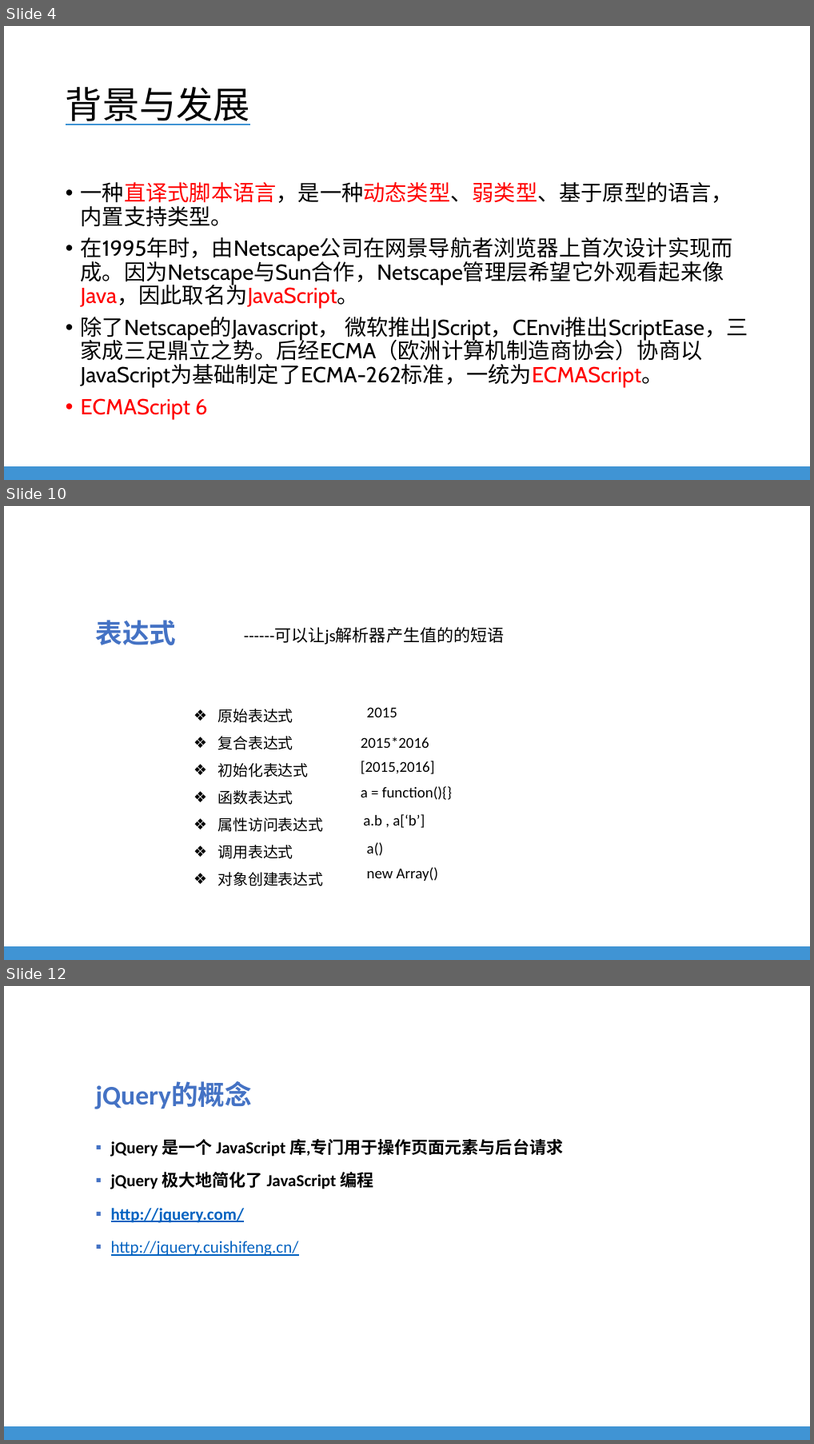
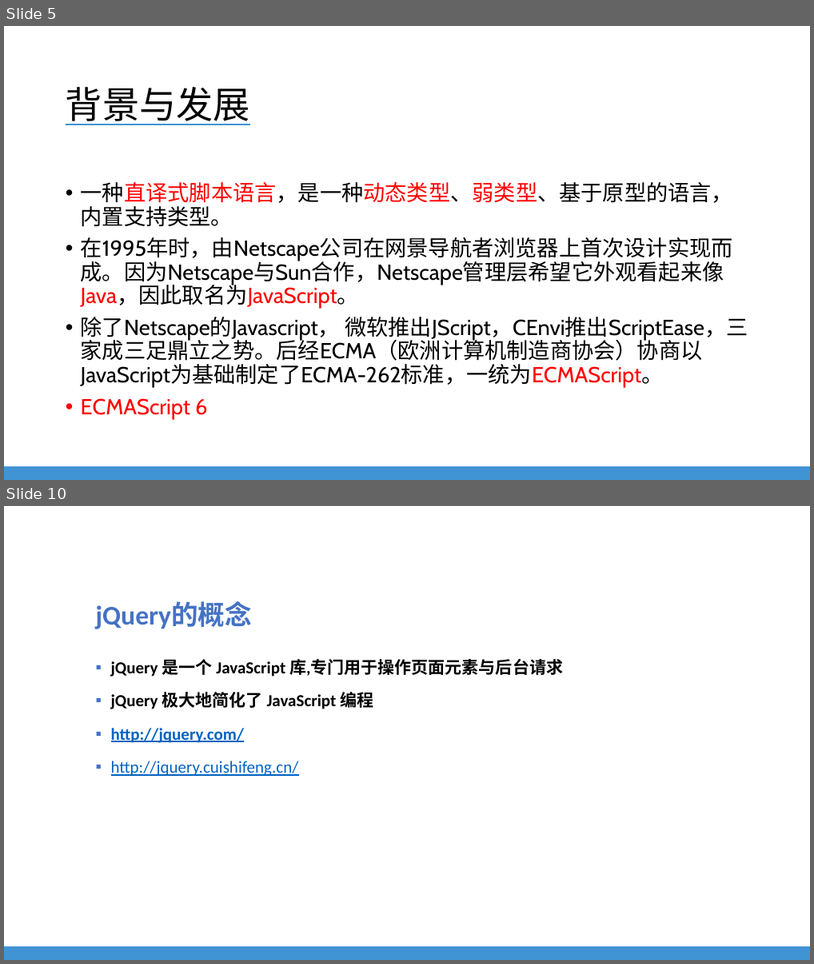
Before and after one commit to EverDoc/NLU, a slide deck: NLU Training - Javascript For QA.pptx. Shown one above the other, each under a label of ours: slides 4, 10 and 12 before the commit, slides 5 and 10 after it; the slides between them are not shown. The pictures are 814x1444 and 814x964 pixels, drawn with LibreOffice and Linux fonts; fonts in the diff are those of the drawing; background and template pictures are left out. Boxes give left, top, right and bottom in pixels: in the first picture for what was removed or moved away, otherwise in the second. Text is boxed around its words. In the diff, an @@ line names an element or a change of style, - is before the commit and + after.

```diff
--- a/NLU Training - Javascript For QA.pptx
+++ b/NLU Training - Javascript For QA.pptx
@@ slide 10 removed at [4,506,810,960], background #FFFFFF; not listed: 1 template element that a slide beside it also shows @@
@@ text removed at [96,620,177,645] @@
-表达式
@@ text removed at [244,628,504,644] @@
-------可以让js解析器产生值的的短语
@@ text removed at [218,708,323,886] @@
-❖ 原始表达式
-❖ 复合表达式
-❖ 初始化表达式
-❖ 函数表达式
-❖ 属性访问表达式
-❖ 调用表达式
-❖ 对象创建表达式
@@ text removed at [367,707,398,717] @@
-2015
@@ text removed at [361,736,430,748] @@
-2015*2016
@@ text removed at [361,760,435,774] @@
-[2015,2016]
@@ text removed at [361,786,452,800] @@
-a = function(){}
@@ text removed at [363,814,425,828] @@
-a.b , a[‘b’]
@@ text removed at [367,842,383,856] @@
-a()
@@ text removed at [367,867,438,880] @@
-new Array()
@@ what was slide 4 is now slide 5 @@
@@ what was slide 12 is now slide 10 @@
```
Also in this commit, not shown: 4 slides changed, 3 slides added, 4 other slides removed, 1 other file.
